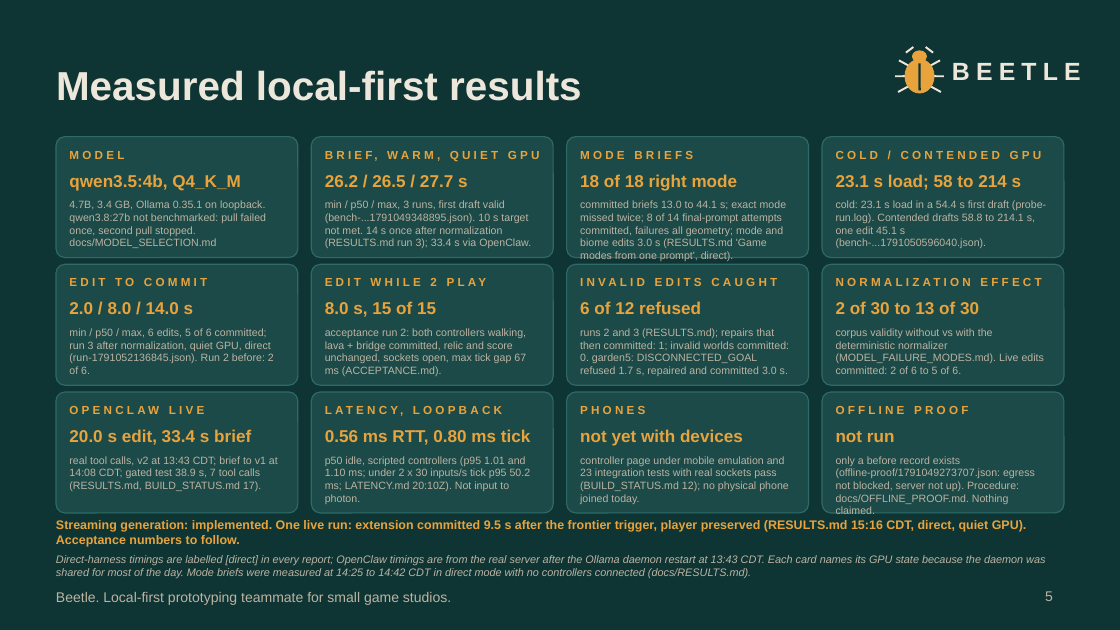
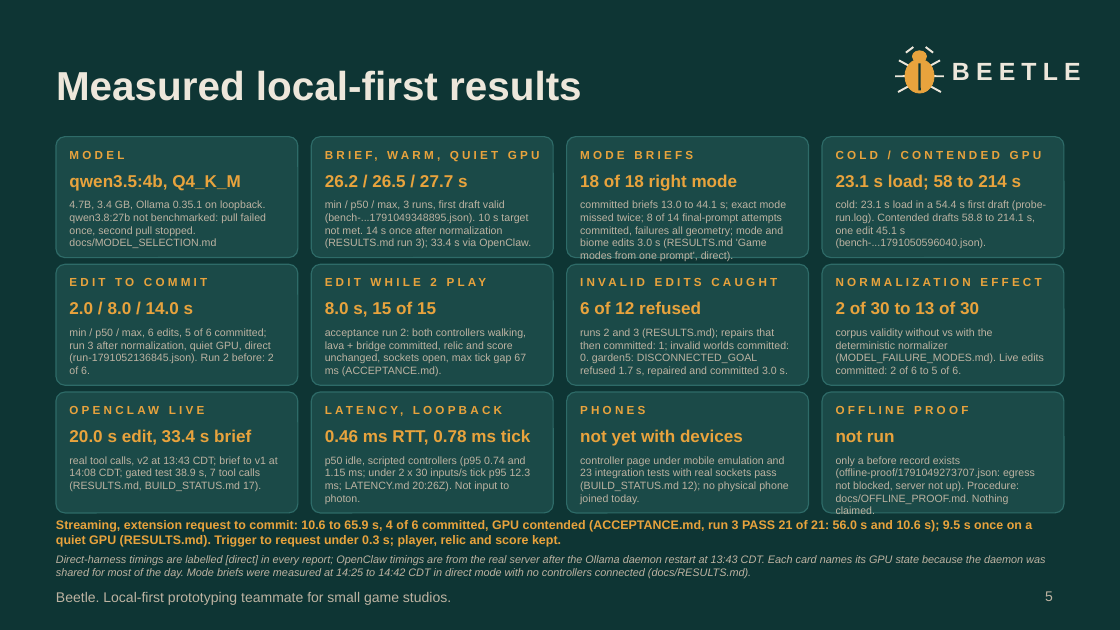
Before and after one commit to bean-1129/Beetle, a slide deck: slide 5 of docs/pitch/Beetle-pitch.pptx. Drawn at 1120x630 pixels with LibreOffice and Linux fonts; fonts in the diff are those of the drawing. Boxes give left, top, right and bottom in pixels: in the first picture for what was removed or moved away, otherwise in the second. Text is boxed around its words. In the diff, an @@ line names an element or a change of style, - is before the commit and + after.

Commit message:
Pitch: measured streaming extensions, latency 0.78 ms p50, deck rebuilt

```diff
--- a/docs/pitch/Beetle-pitch.pptx
+++ b/docs/pitch/Beetle-pitch.pptx
@@ text at [325, 429, 531, 445]: text changed @@
-0.56 ms RTT, 0.80 ms tick
+0.46 ms RTT, 0.78 ms tick
@@ text at [325, 456, 531, 504]: text changed @@
-p50 idle, scripted controllers (p95 1.01 and 1.10 ms; under 2 x 30 inputs/s tick p95 50.2 ms; LATENCY.md 20:10Z). Not input to photon.
+p50 idle, scripted controllers (p95 0.74 and 1.15 ms; under 2 x 30 inputs/s tick p95 12.3 ms; LATENCY.md 20:26Z). Not input to photon.
@@ text at [56, 520, 1032, 547]: text changed @@
-Streaming generation: implemented. One live run: extension committed 9.5 s after the frontier trigger, player preserved (RESULTS.md 15:16 CDT, direct, quiet GPU). Acceptance numbers to follow.
+Streaming, extension request to commit: 10.6 to 65.9 s, 4 of 6 committed, GPU contended (ACCEPTANCE.md, run 3 PASS 21 of 21: 56.0 s and 10.6 s); 9.5 s once on a quiet GPU (RESULTS.md). Trigger to request under 0.3 s; player, relic and score kept.
```
Also in this commit, not shown: 6 other files.
